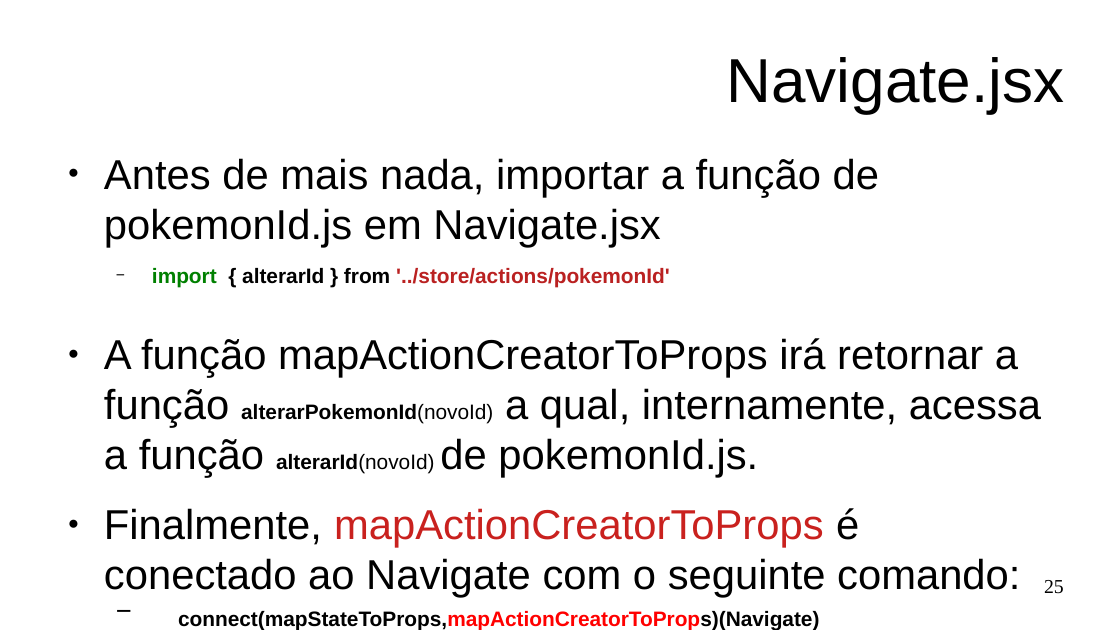
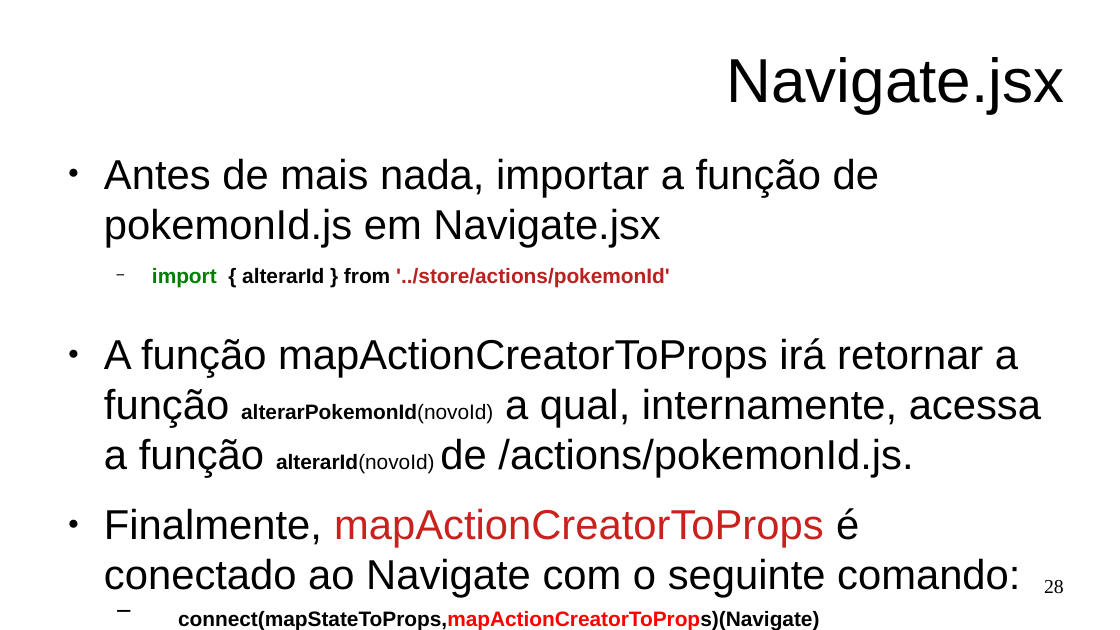
Before and after one commit to Marques-Dev/WEB_2020-1, a slide deck: slide 28 of SLIDES/aula08-redux-pokemon.odp (slide 25 before the commit). Drawn at 1120x630 pixels with LibreOffice and Linux fonts; fonts in the diff are those of the drawing. Boxes give left, top, right and bottom in pixels: in the first picture for what was removed or moved away, otherwise in the second. Text is boxed around its words. In the diff, an @@ line names an element or a change of style, - is before the commit and + after.

```diff
--- a/SLIDES/aula08-redux-pokemon.odp
+++ b/SLIDES/aula08-redux-pokemon.odp
@@ text at [104, 338, 1041, 478]: text changed @@
-● A função mapActionCreatorToProps irá retornar a função alterarPokemonId(novoId) a qual, internamente, acessa a função alterarId(novoId) de pokemonId.js.
+● A função mapActionCreatorToProps irá retornar a função alterarPokemonId(novoId) a qual, internamente, acessa a função alterarId(novoId) de /actions/pokemonId.js.
@@ page number at [1044, 580, 1064, 594]: text changed @@
-25
+28
```
Also in this commit, not shown: 7 other slides changed, 7 slides added, 1 slide removed, 3 other files.
